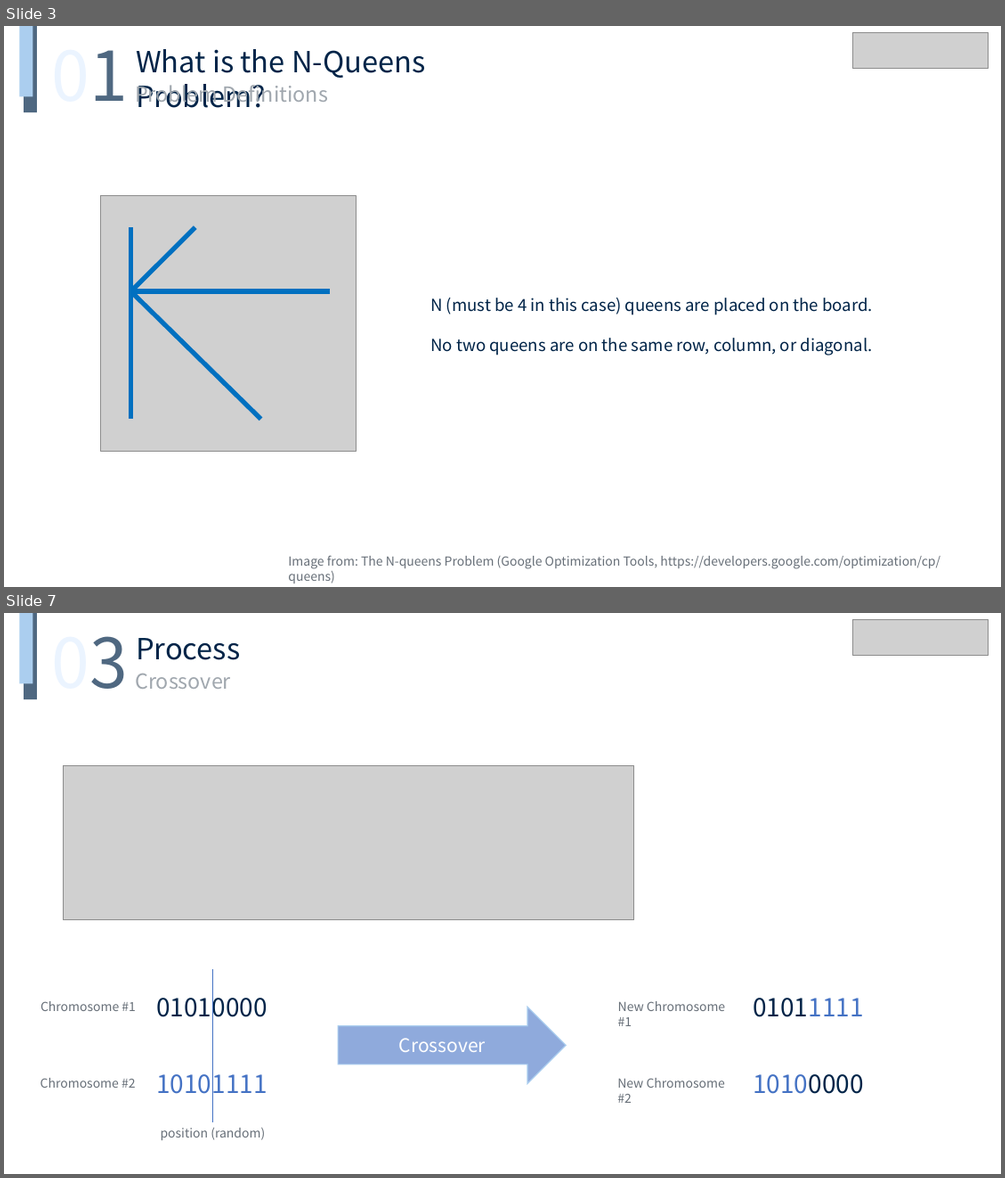
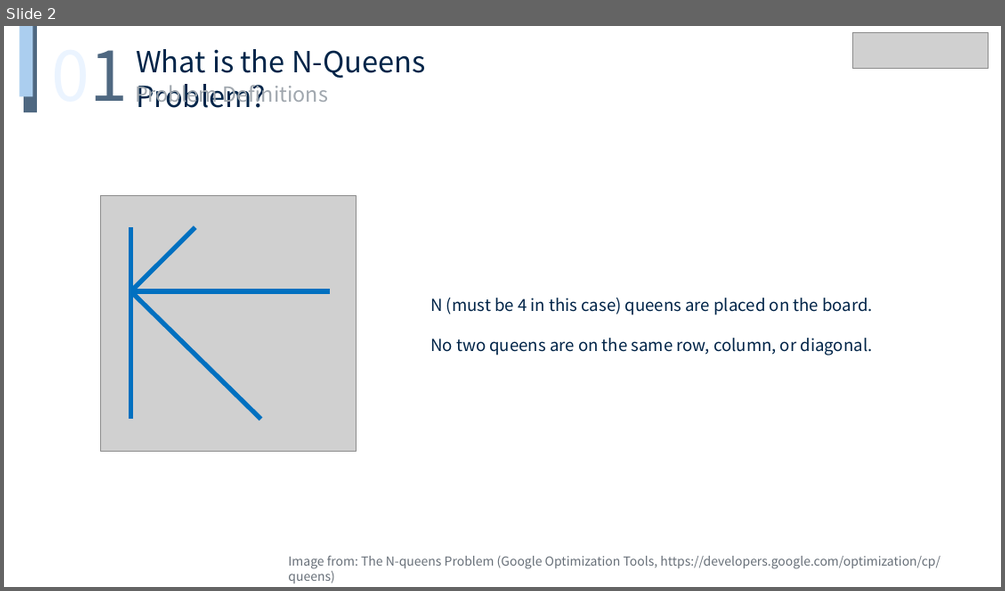
Before and after one commit to rapsealk/GeneticAlgorithm, a slide deck: ppt/NQueens.pptx. Shown one above the other, each under a label of ours: slides 3 and 7 before the commit, slide 2 after it; the slides between them are not shown. The pictures are 1005x1178 and 1005x591 pixels, drawn with LibreOffice and Linux fonts; fonts in the diff are those of the drawing; grey boxes stand for pictures. Boxes give left, top, right and bottom in pixels: in the first picture for what was removed or moved away, otherwise in the second. Text is boxed around its words. In the diff, an @@ line names an element or a change of style, - is before the commit and + after.

```diff
--- a/ppt/NQueens.pptx
+++ b/ppt/NQueens.pptx
@@ slide 7 removed at (x1=4, y1=613, x2=1001, y2=1174), background #FFFFFF @@
@@ group removed at (x1=20, y1=613, x2=240, y2=699): 3 texts, 2 rectangles @@
-03
-Process
-Crossover
@@ picture removed at (x1=853, y1=619, x2=988, y2=655) @@
@@ picture removed at (x1=63, y1=765, x2=634, y2=919) @@
@@ line removed from (212, 969) to (212, 1122) @@
@@ text removed at (x1=40, y1=1001, x2=136, y2=1011) @@
-Chromosome #1
@@ text removed at (x1=156, y1=991, x2=267, y2=1023) @@
-01010000
@@ right arrow removed at (x1=339, y1=1007, x2=566, y2=1084) @@
-Crossover
@@ text removed at (x1=618, y1=1001, x2=725, y2=1026) @@
-New Chromosome #1
@@ text removed at (x1=752, y1=997, x2=863, y2=1017) @@
-01011111
@@ text removed at (x1=40, y1=1078, x2=136, y2=1087) @@
-Chromosome #2
@@ text removed at (x1=156, y1=1068, x2=267, y2=1100) @@
-10101111
@@ text removed at (x1=617, y1=1078, x2=725, y2=1103) @@
-New Chromosome #2
@@ text removed at (x1=752, y1=1074, x2=863, y2=1094) @@
-10100000
@@ text removed at (x1=161, y1=1127, x2=265, y2=1140) @@
-position (random)
@@ what was slide 3 is now slide 2 @@
```
Also in this commit, not shown: 4 slides changed, 3 slides added, 4 other slides removed, 3 other files.
